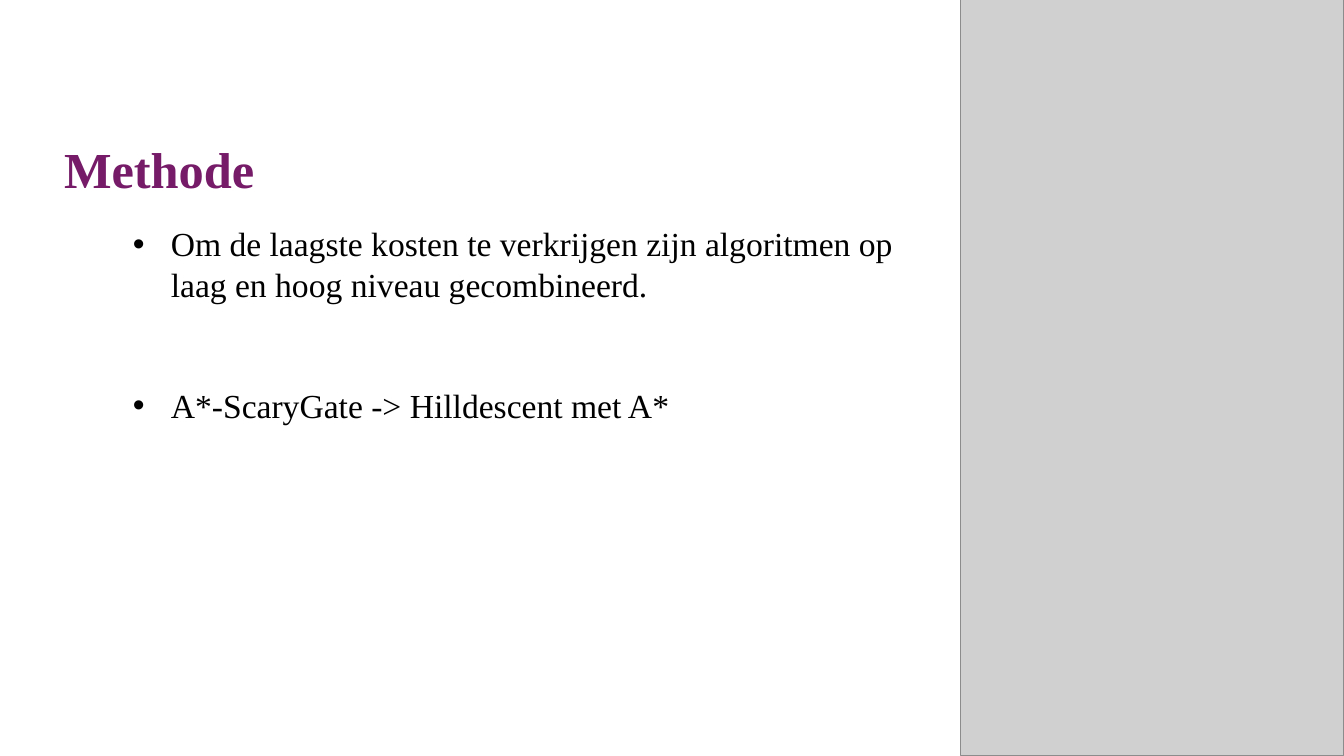
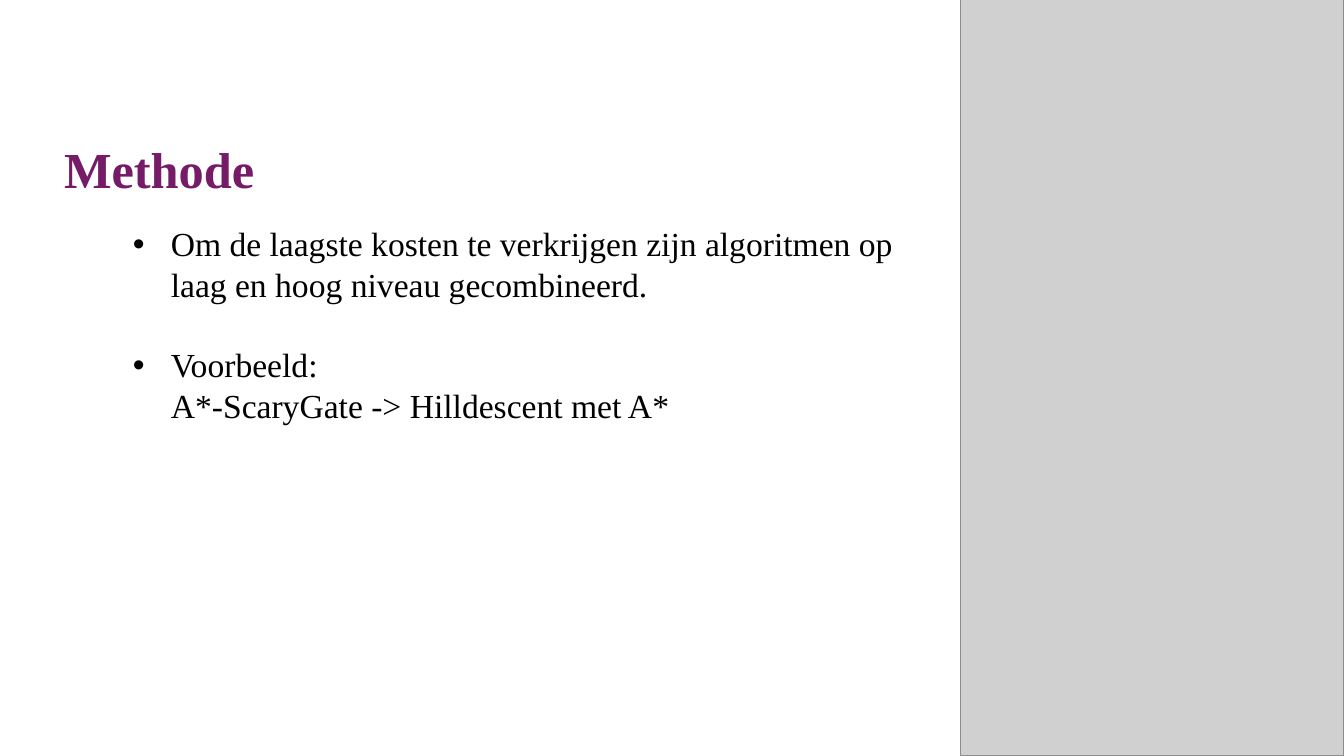
Before and after one commit to lisaeindhoven/chips-and-circuits, a slide deck: slide 20 of docs/Schutte_Eindhoven_vdLaan_C&C.pptx (slide 19 before the commit). Drawn at 1344x756 pixels with LibreOffice and Linux fonts; fonts in the diff are those of the drawing; grey boxes stand for pictures; background and template pictures are left out. Boxes give left, top, right and bottom in pixels: in the first picture for what was removed or moved away, otherwise in the second. Text is boxed around its words. In the diff, an @@ line names an element or a change of style, - is before the commit and + after.

```diff
--- a/docs/Schutte_Eindhoven_vdLaan_C&C.pptx
+++ b/docs/Schutte_Eindhoven_vdLaan_C&C.pptx
@@ text at (x1=171, y1=353, x2=669, y2=424): text changed @@
-    • A*-ScaryGate -> Hilldescent met A*
+    • Voorbeeld:
+      A*-ScaryGate -> Hilldescent met A*
```
Also in this commit, not shown: 10 other slides changed, 3 slides added.
